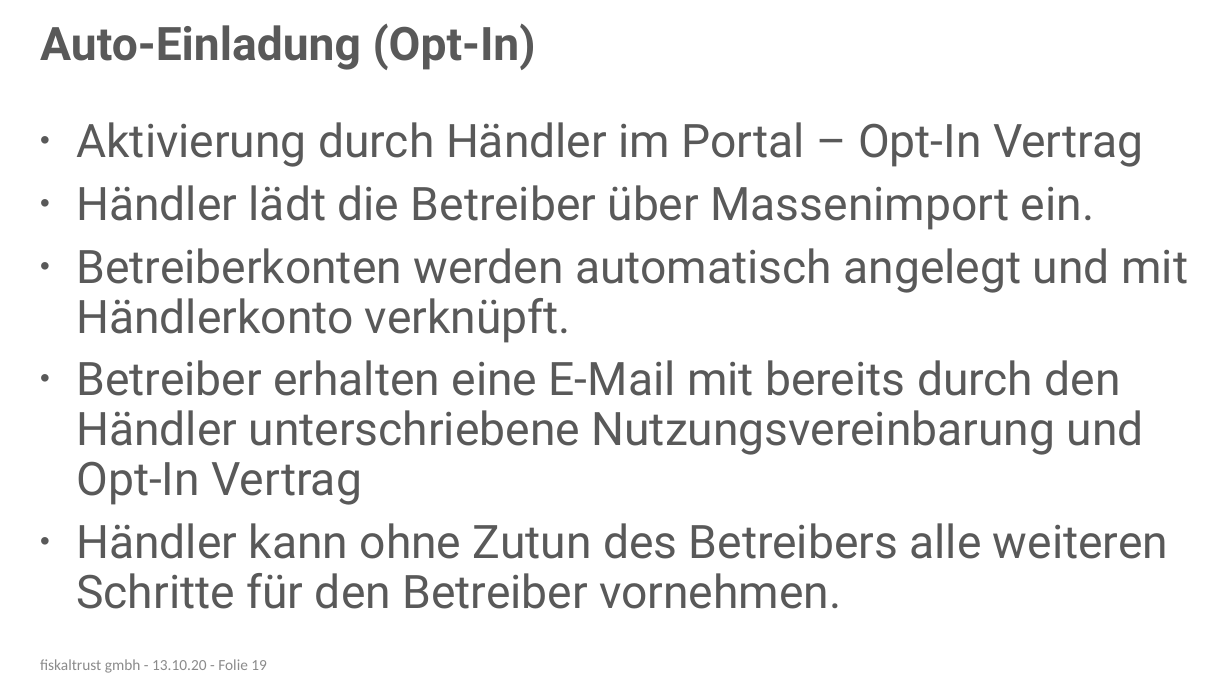
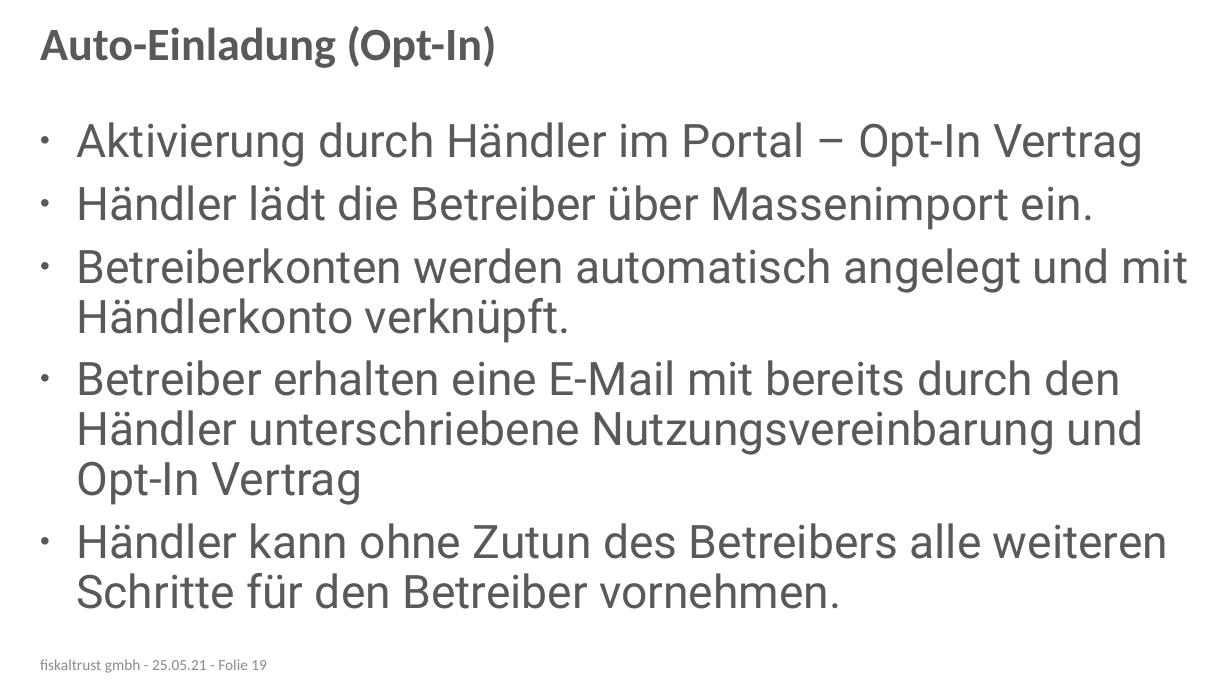
Before and after one commit to fiskaltrust/getting-started, a slide deck: slide 19 of posdealers/presentations/sales/media/posdealer-sales-rollout.pptx. Drawn at 1232x693 pixels with LibreOffice and Linux fonts; fonts in the diff are those of the drawing; background and template pictures are left out. Boxes give left, top, right and bottom in pixels: in the first picture for what was removed or moved away, otherwise in the second. Text is boxed around its words. In the diff, an @@ line names an element or a change of style, - is before the commit and + after.

```diff
--- a/posdealers/presentations/sales/media/posdealer-sales-rollout.pptx
+++ b/posdealers/presentations/sales/media/posdealer-sales-rollout.pptx
@@ title "Auto-Einladung (Opt-In)" at box(40, 26, 497, 68): font Roboto to Calibri @@
@@ text at box(40, 659, 267, 673): text changed @@
-fiskaltrust gmbh - 13.10.20 - Folie 19
+fiskaltrust gmbh - 25.05.21 - Folie 19
```
Also in this commit, not shown: 17 other slides changed, 10 other files.
